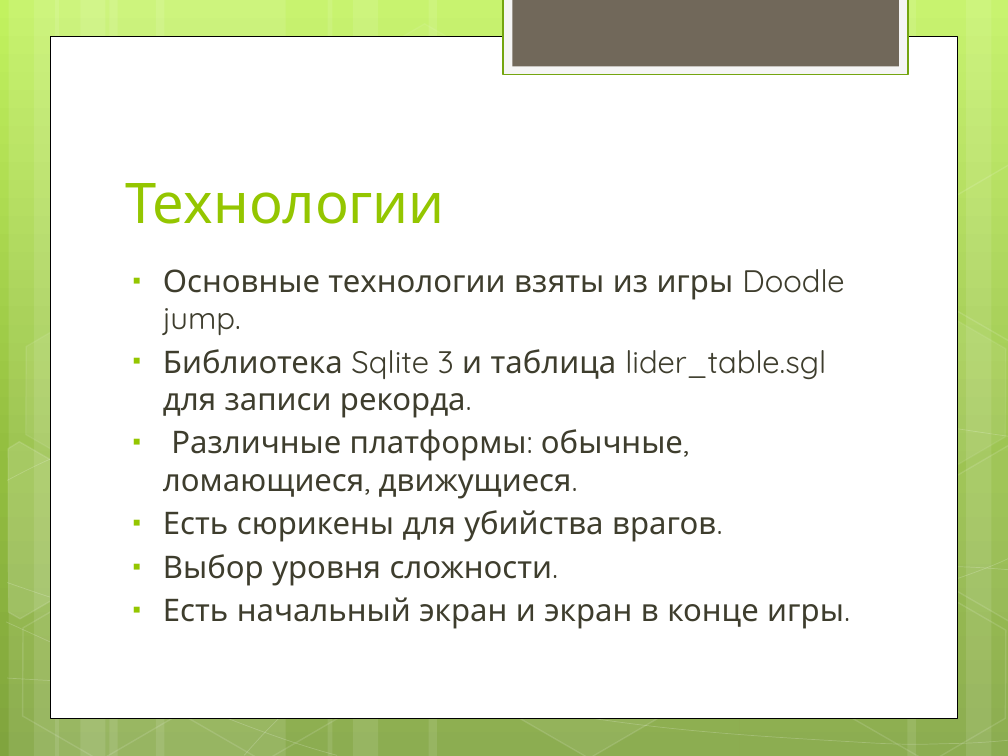
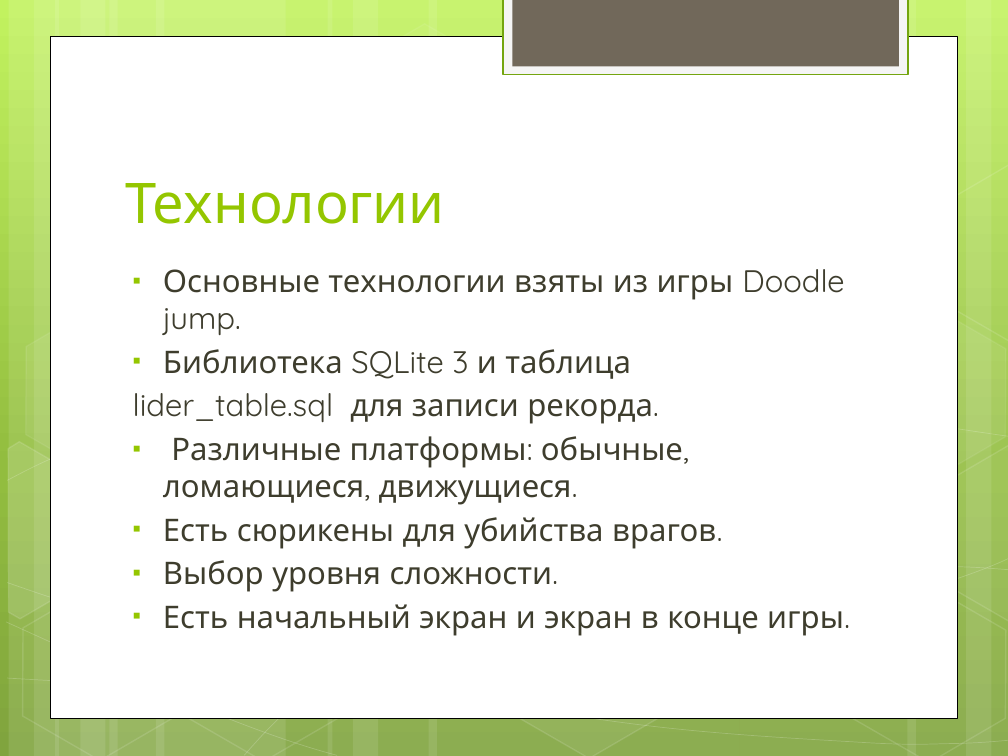
Before and after one commit to art-me-1101/project-Doodle_jump, a slide deck: slide 3 of doodle.pptx. Drawn at 1008x756 pixels with LibreOffice and Linux fonts; fonts in the diff are those of the drawing. Boxes give left, top, right and bottom in pixels: in the first picture for what was removed or moved away, otherwise in the second. Text is boxed around its words. In the diff, an @@ line names an element or a change of style, - is before the commit and + after.

Commit message:
refactor pptx

```diff
--- a/doodle.pptx
+++ b/doodle.pptx
@@ text at (x1=133, y1=349, x2=653, y2=424): text changed @@
-▪ Библиотека Sqlite 3 и таблица lider_table.sgl для записи рекорда.
+▪ Библиотека SQLite 3 и таблица
+lider_table.sql для записи рекорда.
```
Also in this commit, not shown: 1 other slide changed.
